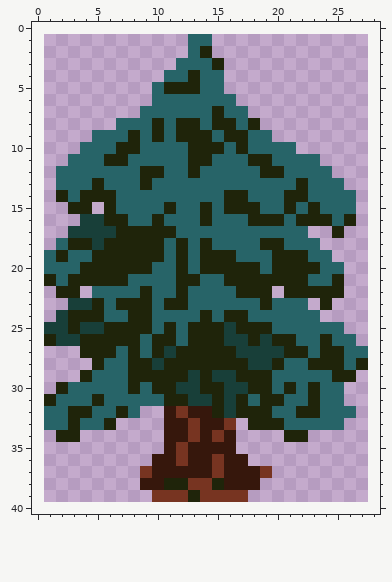
File history of a pixel-art file, Project/ToImport/Tree1.aseprite. The first picture shows the starting point.
27x39 pixels, 1 frame. The old version is drawn lined up with the new one, on the new canvas.
And afterwards:
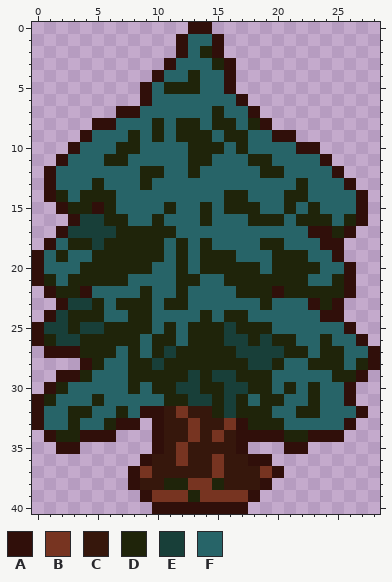
Palette (. is transparent): A #300f0a  B #773421  C #36170c  D #1f240a  E #183f39  F #276468
Diff:
{"change": "canvas 27x39 -> 29x41, the old top-left corner now at 1,1"}
{"y":0,"x":13,"old":"..","new":"AA"}
{"y":1,"x":12,"old":".","new":"A"}
{"y":1,"x":15,"old":".","new":"A"}
{"y":2,"x":12,"old":".","new":"A"}
{"y":2,"x":15,"old":".","new":"A"}
{"y":3,"x":11,"old":".","new":"A"}
{"y":3,"x":16,"old":".","new":"A"}
{"y":4,"x":10,"old":".","new":"A"}
{"y":4,"x":16,"old":".","new":"A"}
{"y":5,"x":9,"old":".","new":"A"}
{"y":5,"x":16,"old":".","new":"A"}
{"y":6,"x":9,"old":".","new":"A"}
{"y":6,"x":17,"old":".","new":"A"}
{"y":7,"x":7,"old":"..","new":"AA"}
{"y":7,"x":18,"old":".","new":"A"}
{"y":8,"x":5,"old":"..","new":"AA"}
{"y":8,"x":19,"old":".","new":"A"}
{"y":9,"x":4,"old":".","new":"A"}
{"y":9,"x":20,"old":"..","new":"AA"}
{"y":10,"x":3,"old":".","new":"A"}
{"y":10,"x":22,"old":"..","new":"AA"}
{"y":11,"x":2,"old":".","new":"A"}
{"y":11,"x":24,"old":".","new":"A"}
{"y":12,"x":1,"old":".","new":"A"}
{"y":12,"x":25,"old":".","new":"A"}
{"y":13,"x":1,"old":".","new":"A"}
{"y":13,"x":26,"old":".","new":"A"}
{"y":14,"x":1,"old":".","new":"A"}
{"y":14,"x":27,"old":".","new":"A"}
{"y":15,"x":2,"old":".","new":"A"}
{"y":15,"x":5,"old":".","new":"A"}
{"y":15,"x":27,"old":".","new":"A"}
{"y":16,"x":3,"old":".","new":"A"}
{"y":16,"x":27,"old":".","new":"A"}
{"y":17,"x":2,"old":".","new":"A"}
{"y":17,"x":23,"old":"..","new":"AA"}
{"y":17,"x":26,"old":".","new":"A"}
{"y":18,"x":1,"old":".","new":"A"}
{"y":18,"x":24,"old":"..","new":"AA"}
{"y":19,"x":0,"old":".","new":"A"}
{"y":19,"x":25,"old":".","new":"A"}
{"y":20,"x":0,"old":".","new":"A"}
{"y":20,"x":26,"old":".","new":"A"}
{"y":21,"x":0,"old":".","new":"A"}
{"y":21,"x":26,"old":".","new":"A"}
{"y":22,"x":1,"old":".","new":"A"}
{"y":22,"x":4,"old":".","new":"A"}
{"y":22,"x":20,"old":".","new":"A"}
{"y":22,"x":26,"old":".","new":"A"}
{"y":23,"x":2,"old":".","new":"A"}
{"y":23,"x":23,"old":".","new":"A"}
{"y":23,"x":25,"old":".","new":"A"}
{"y":24,"x":1,"old":".","new":"A"}
{"y":24,"x":24,"old":"..","new":"AA"}
{"y":25,"x":0,"old":".","new":"A"}
{"y":25,"x":26,"old":".","new":"A"}
{"y":26,"x":0,"old":".","new":"A"}
{"y":26,"x":27,"old":".","new":"A"}
{"y":27,"x":1,"old":"...","new":"AAA"}
{"y":27,"x":28,"old":".","new":"A"}
{"y":28,"x":4,"old":".","new":"A"}
{"y":28,"x":28,"old":".","new":"A"}
{"y":29,"x":2,"old":"..","new":"AA"}
{"y":29,"x":27,"old":".","new":"A"}
{"y":30,"x":1,"old":".","new":"A"}
{"y":30,"x":26,"old":".","new":"A"}
{"y":31,"x":0,"old":".","new":"A"}
{"y":31,"x":26,"old":".","new":"A"}
{"y":32,"x":0,"old":".","new":"A"}
{"y":32,"x":9,"old":"..","new":"AA"}
{"y":32,"x":27,"old":".","new":"A"}
{"y":33,"x":0,"old":".","new":"A"}
{"y":33,"x":7,"old":"..","new":"AA"}
{"y":33,"x":10,"old":".","new":"A"}
{"y":33,"x":17,"old":".","new":"A"}
{"y":33,"x":26,"old":".","new":"A"}
{"y":34,"x":1,"old":".","new":"A"}
{"y":34,"x":4,"old":"...","new":"AAA"}
{"y":34,"x":10,"old":".","new":"A"}
{"y":34,"x":17,"old":"....","new":"AAAA"}
{"y":34,"x":23,"old":"...","new":"AAA"}
{"y":35,"x":2,"old":"..","new":"AA"}
{"y":35,"x":10,"old":".","new":"A"}
{"y":35,"x":17,"old":".","new":"A"}
{"y":35,"x":21,"old":"..","new":"AA"}
{"y":36,"x":9,"old":".","new":"A"}
{"y":36,"x":18,"old":"..","new":"AA"}
{"y":37,"x":8,"old":".","new":"A"}
{"y":37,"x":20,"old":".","new":"A"}
{"y":38,"x":8,"old":".","new":"A"}
{"y":38,"x":19,"old":".","new":"A"}
{"y":39,"x":9,"old":".","new":"A"}
{"y":39,"x":18,"old":".","new":"A"}
{"y":40,"x":10,"old":"........","new":"AAAAAAAA"}
